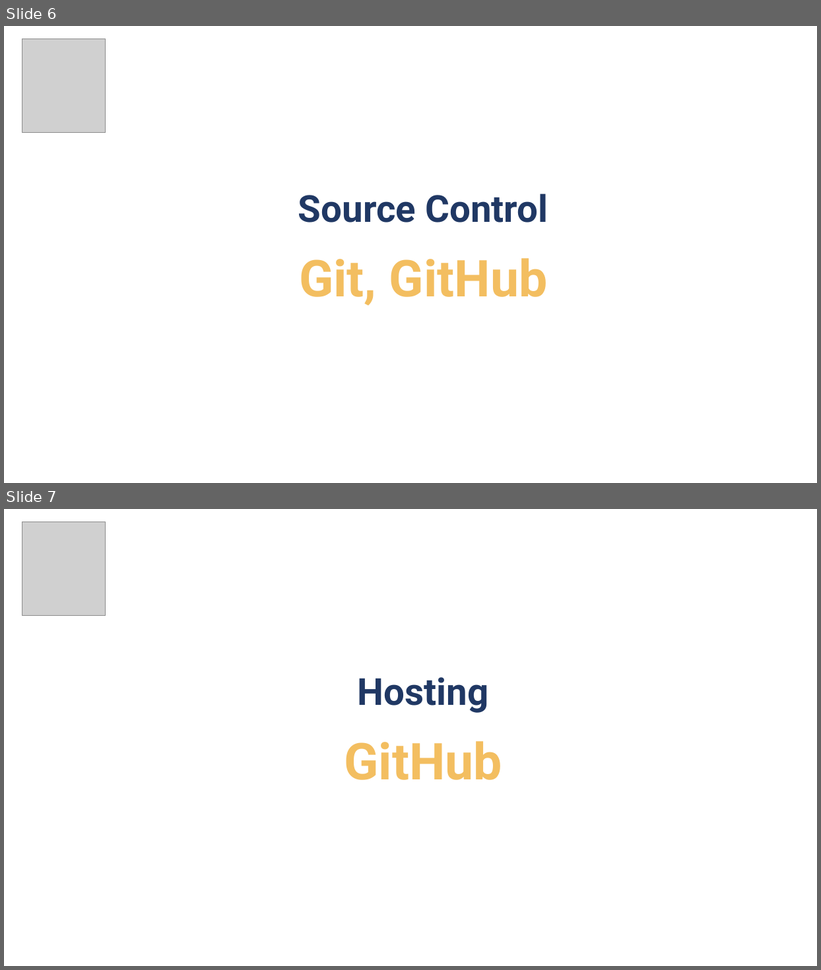
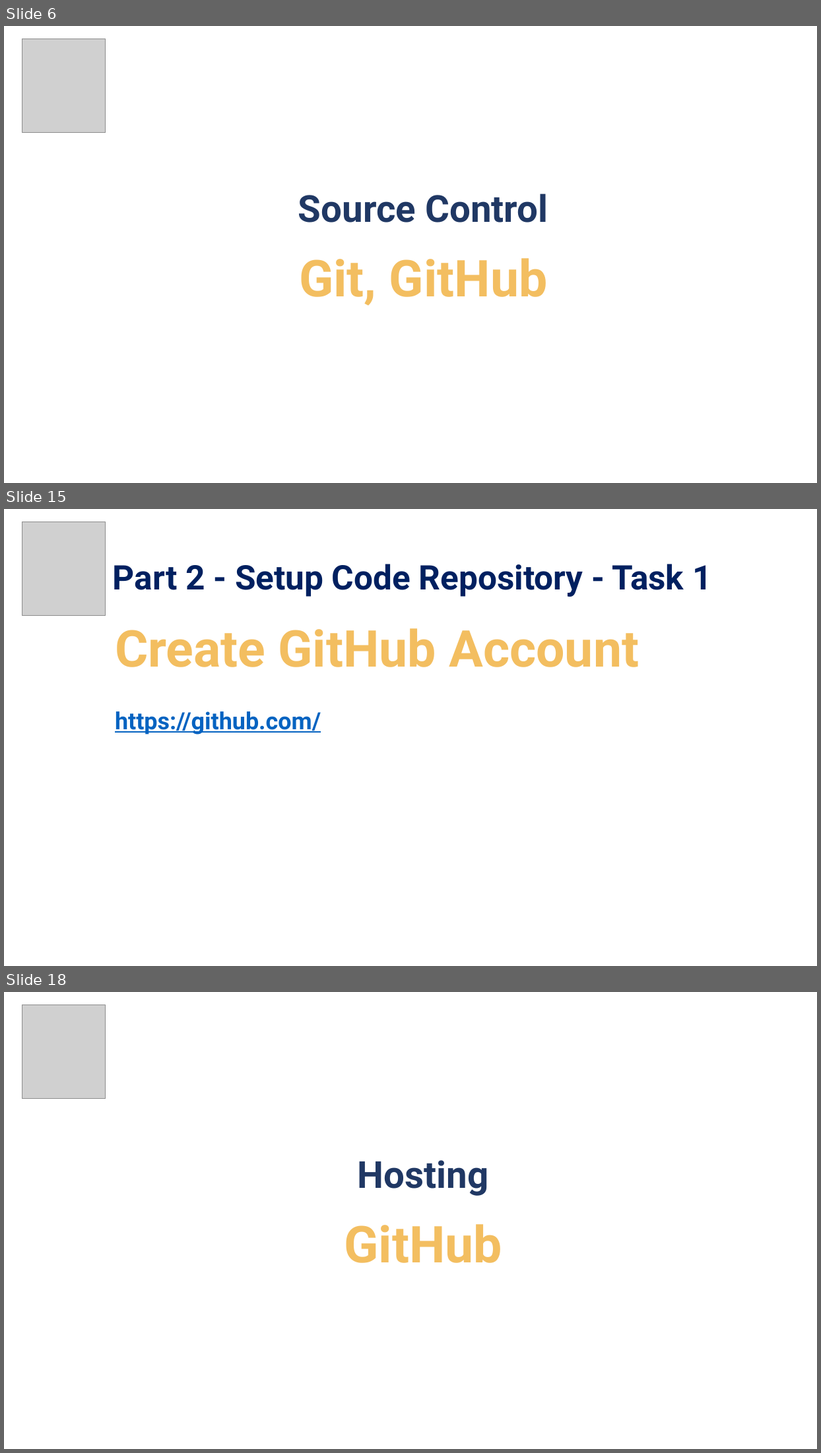
Before and after one commit to pirocorp/CSS-Advanced, a slide deck: 01. Dev Workflows & Tools/01. Dev Workflows & Tools.pptx. Shown one above the other, each under a label of ours: slides 6 and 7 before the commit, slides 6, 15 and 18 after it; the slides between them are not shown. The pictures are 821x970 and 821x1453 pixels, drawn with LibreOffice and Linux fonts; fonts in the diff are those of the drawing; grey boxes stand for pictures; background and template pictures are left out. Boxes give left, top, right and bottom in pixels: in the first picture for what was removed or moved away, otherwise in the second. Text is boxed around its words. In the diff, an @@ line names an element or a change of style, - is before the commit and + after.

```diff
--- a/01. Dev Workflows & Tools/01. Dev Workflows & Tools.pptx
+++ b/01. Dev Workflows & Tools/01. Dev Workflows & Tools.pptx
@@ slide 15 added at bbox=[4, 509, 817, 966], background picture (left out) @@
@@ picture added at bbox=[22, 522, 106, 616] @@
@@ text added at bbox=[113, 564, 712, 597], 40 pt, text #002060, bold @@
+Part 2 - Setup Code Repository - Task 1
@@ title added at bbox=[115, 628, 639, 667], 60 pt, text #F3BE60, bold @@
+Create GitHub Account
@@ text added at bbox=[115, 712, 321, 735], 28 pt, text #0563C1, bold, underline @@
+https://github.com/
@@ what was slide 7 is now slide 18 @@
```
Also in this commit, not shown: 1 slide changed, 24 other slides added, 1 slide removed.
